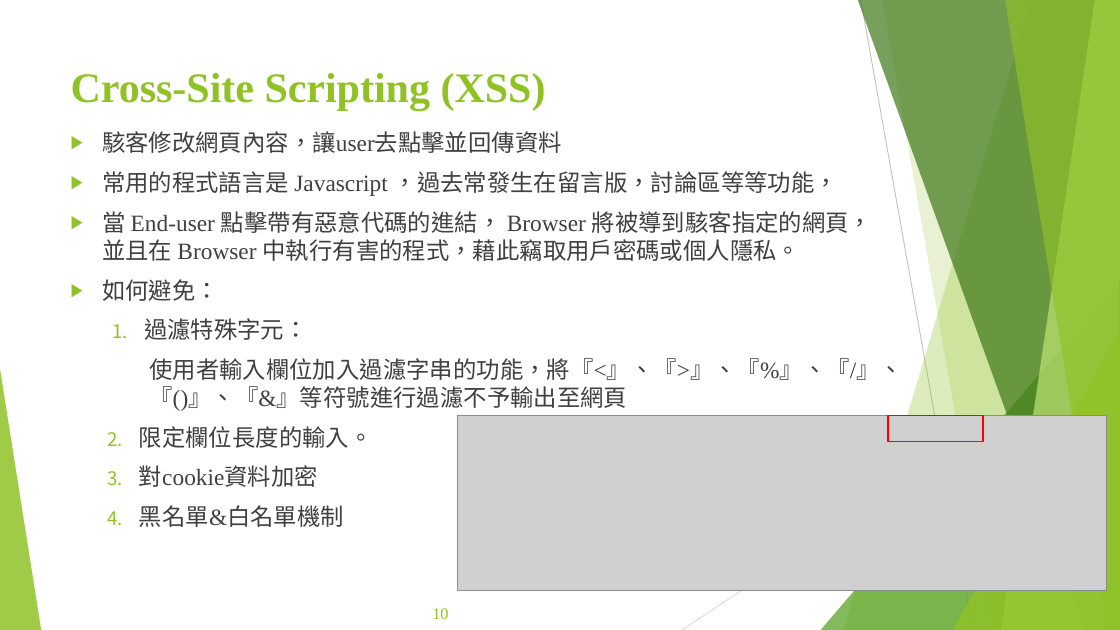
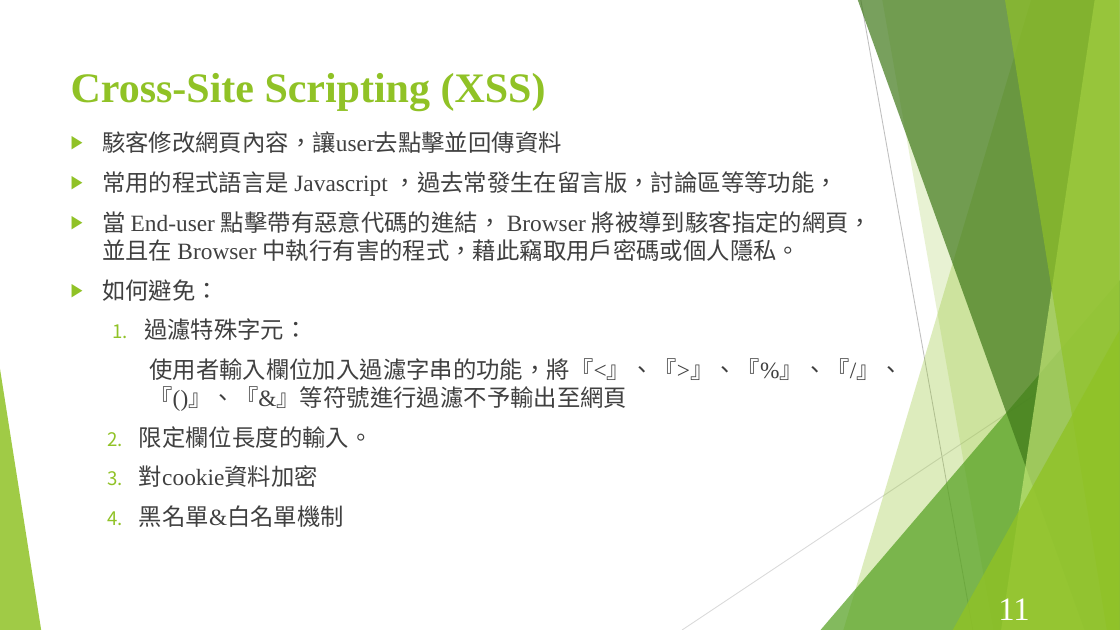
Before and after one commit to Szying/Js_Tools, a slide deck: slide 11 of 期末報告.pptx (slide 10 before the commit). Drawn at 1120x630 pixels with LibreOffice and Linux fonts; fonts in the diff are those of the drawing; grey boxes stand for pictures. Boxes give left, top, right and bottom in pixels: in the first picture for what was removed or moved away, otherwise in the second. Text is boxed around its words. In the diff, an @@ line names an element or a change of style, - is before the commit and + after.

```diff
--- a/期末報告.pptx
+++ b/期末報告.pptx
@@ picture removed at box(457, 416, 1107, 591) @@
@@ rectangle removed at box(888, 416, 983, 442) @@
@@ page number added at box(998, 598, 1029, 620), 28 pt, text #FFFFFF @@
+11
@@ page number removed at box(432, 608, 448, 619) @@
-10
```
Also in this commit, not shown: 25 other slides changed, 1 slide added.
